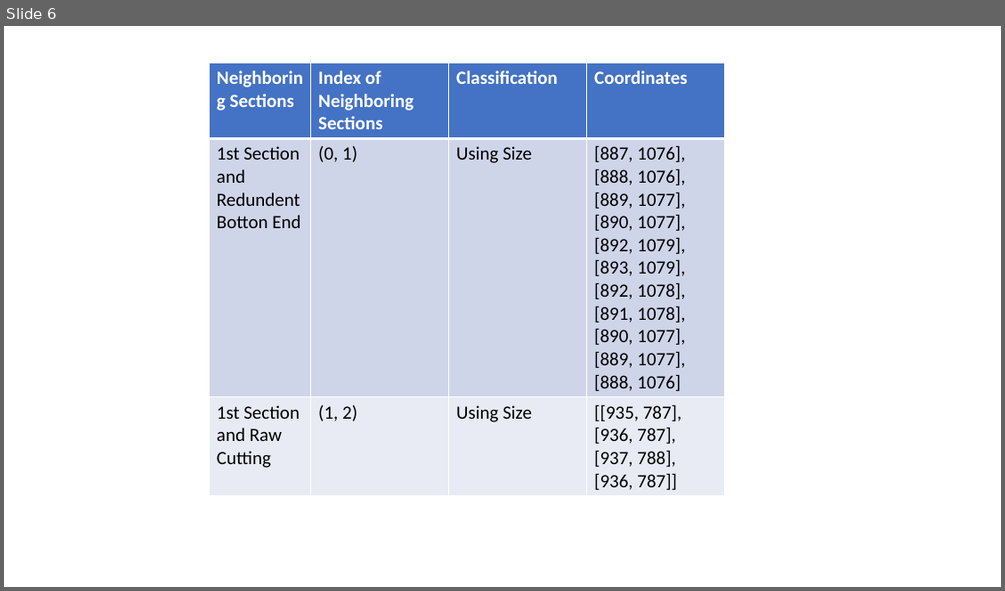
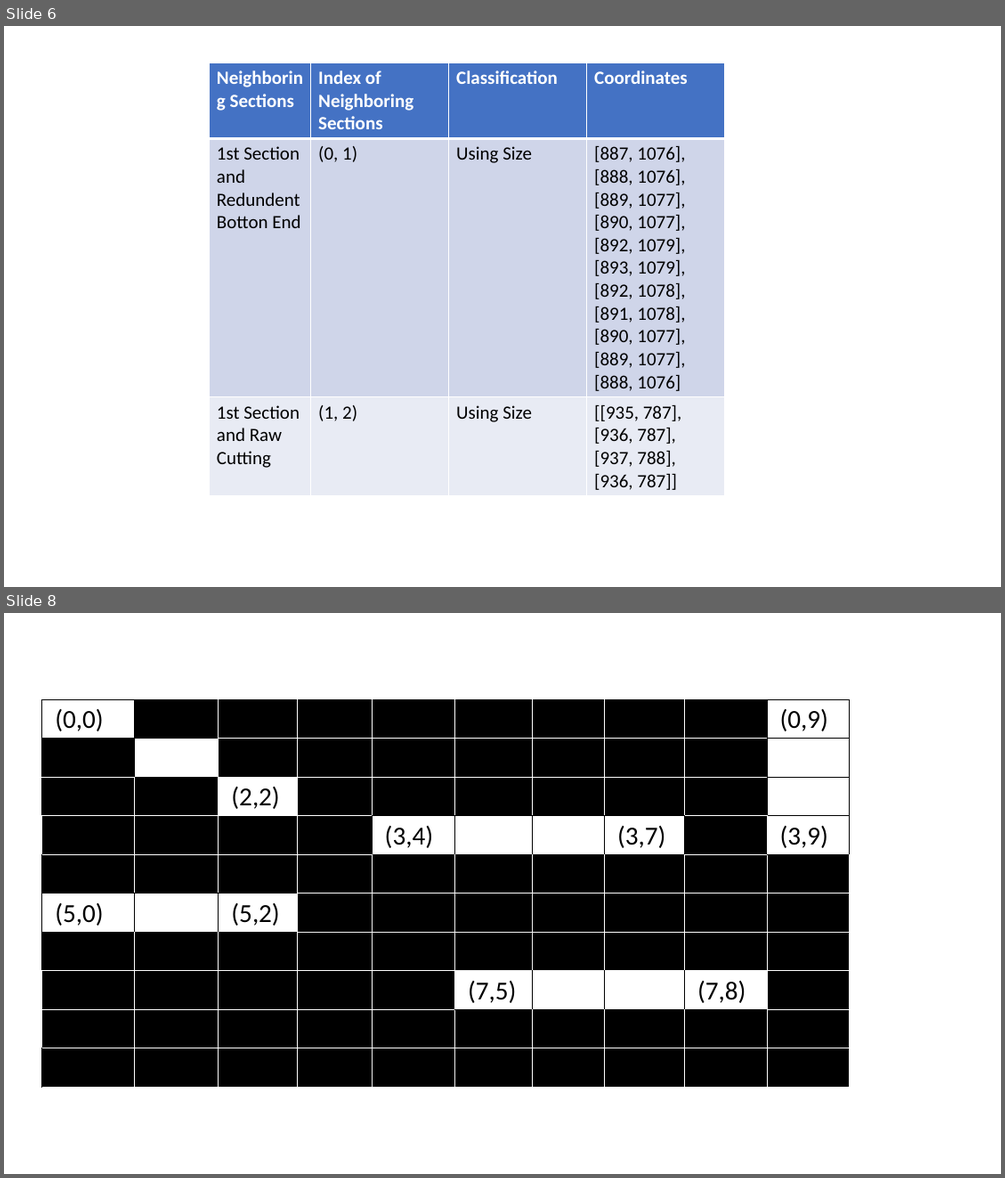
Before and after one commit to HasithDasa/Masters-Project-2023, a slide deck: Report/Documentation/Images/figures.pptx. Shown one above the other, each under a label of ours: slide 6 before the commit, slides 6 and 8 after it; the slides between them are not shown. The pictures are 1005x591 and 1005x1178 pixels, drawn with LibreOffice and Linux fonts; fonts in the diff are those of the drawing. Boxes give left, top, right and bottom in pixels: in the first picture for what was removed or moved away, otherwise in the second. Text is boxed around its words. In the diff, an @@ line names an element or a change of style, - is before the commit and + after.

```diff
--- a/Report/Documentation/Images/figures.pptx
+++ b/Report/Documentation/Images/figures.pptx
@@ slide 8 added at box(4, 613, 1001, 1174), background #FFFFFF @@
@@ table added at box(42, 699, 849, 1087), 10 rows, 10 columns @@
+(0,0) |  |  |  |  |  |  |  |  | (0,9)
+ |  |  |  |  |  |  |  |  | 
+ |  | (2,2) |  |  |  |  |  |  | 
+ |  |  |  | (3,4) |  |  | (3,7) |  | (3,9)
+ |  |  |  |  |  |  |  |  | 
+(5,0) |  | (5,2) |  |  |  |  |  |  | 
+ |  |  |  |  |  |  |  |  | 
+ |  |  |  |  | (7,5) |  |  | (7,8) | 
+ |  |  |  |  |  |  |  |  | 
+ |  |  |  |  |  |  |  |  | 
```
Also in this commit, not shown: 1 slide changed, 2 other slides added, 1 slide removed, 11 other files.
